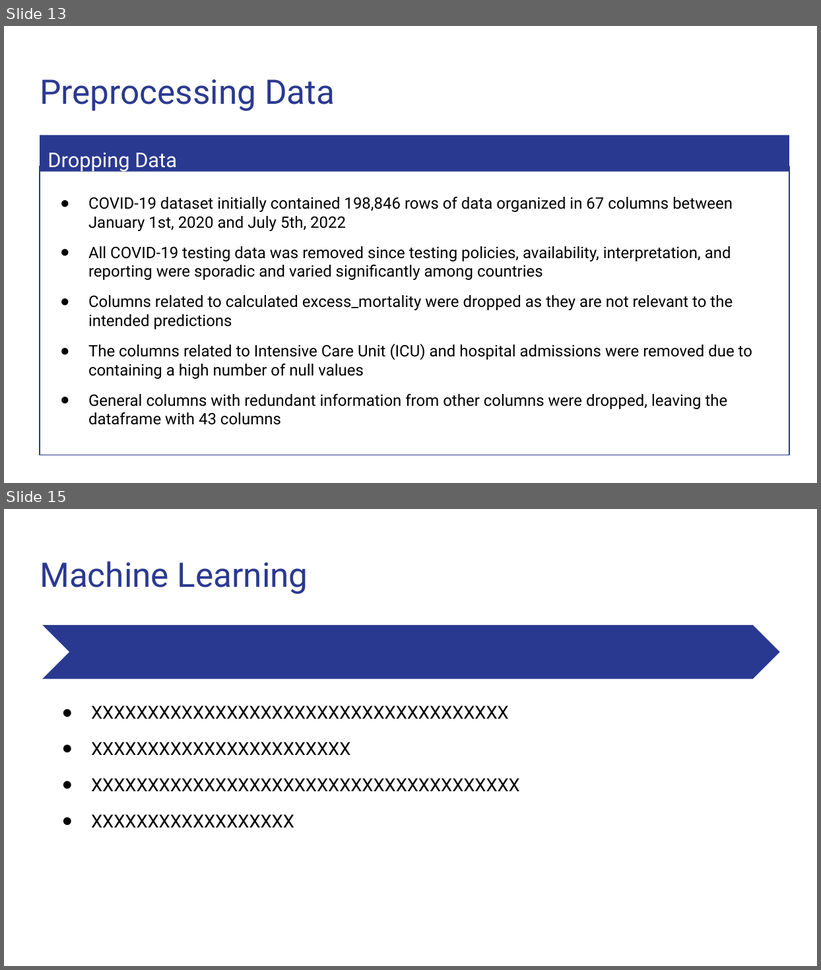
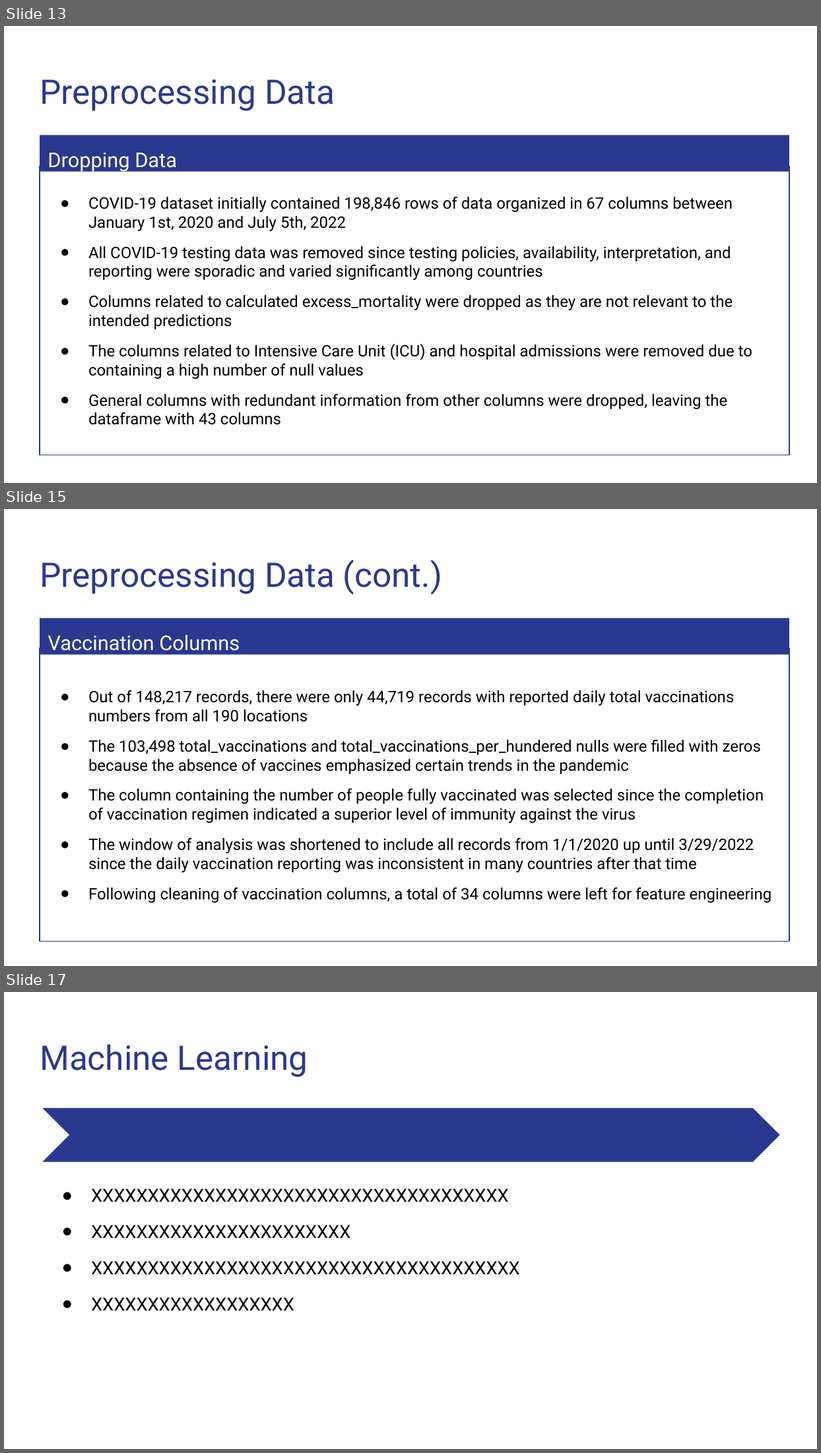
Before and after one commit to Magzzie/COVID-19_Analysis, a slide deck: COVID-19 Analysis.pptx. Shown one above the other, each under a label of ours: slides 13 and 15 before the commit, slides 13, 15 and 17 after it; the slides between them are not shown. The pictures are 821x970 and 821x1453 pixels, drawn with LibreOffice and Linux fonts; fonts in the diff are those of the drawing. Boxes give left, top, right and bottom in pixels: in the first picture for what was removed or moved away, otherwise in the second. Text is boxed around its words. In the diff, an @@ line names an element or a change of style, - is before the commit and + after.

```diff
--- a/COVID-19 Analysis.pptx
+++ b/COVID-19 Analysis.pptx
@@ slide 15 added at <box>4,509,817,966</box>, background #FFFFFF @@
@@ title added at <box>40,560,442,595</box>, 30 pt, text #2A3990 @@
+Preprocessing Data (cont.)
@@ rectangle added at <box>40,618,789,655</box>, fill #2A3990 @@
@@ text added at <box>48,635,240,656</box>, 18 pt, text #FFFFFF @@
+Vaccination Columns
@@ rectangle added at <box>40,648,789,941</box>, outline #2A3990 0.75 pt, 14 pt, text #000000 @@
+● Out of 148,217 records, there were only 44,719 records with reported daily total vaccinations numbers from all 190 locations
+● The 103,498 total_vaccinations and total_vaccinations_per_hundered nulls were filled with zeros because the absence of vaccines emphasized certain trends in the pandemic
+● The column containing the number of people fully vaccinated was selected since the completion of vaccination regimen indicated a superior level of immunity against the virus
+● The window of analysis was shortened to include all records from 1/1/2020 up until 3/29/2022 since the daily vaccination reporting was inconsistent in many countries after that time
+● Following cleaning of vaccination columns, a total of 34 columns were left for feature engineering
@@ what was slide 15 is now slide 17 @@
```
Also in this commit, not shown: 1 slide changed, 1 other slide added.
